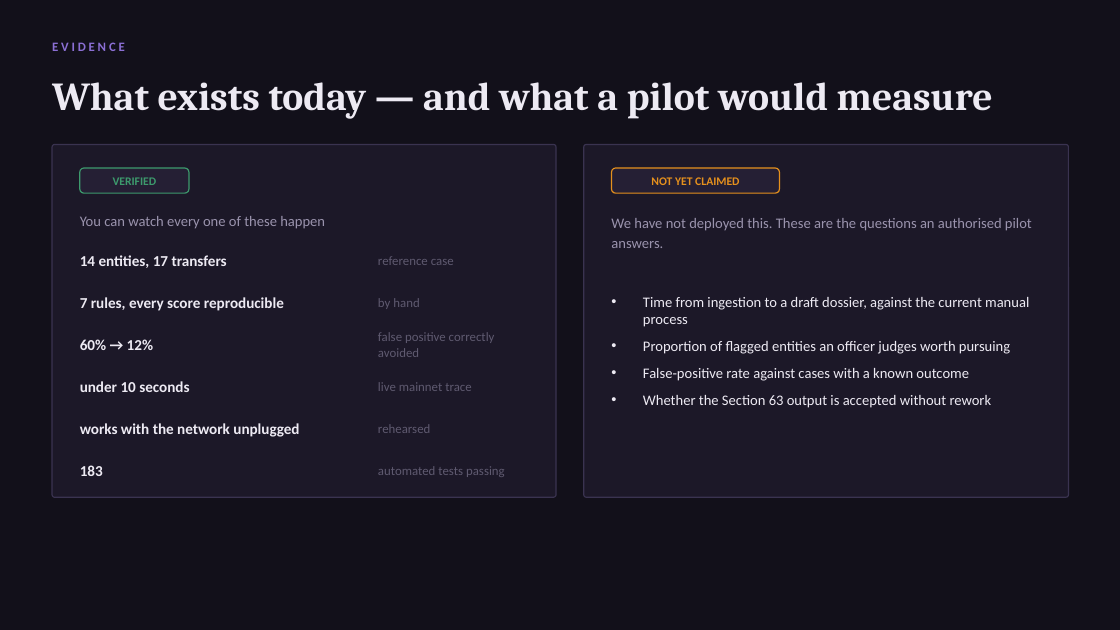
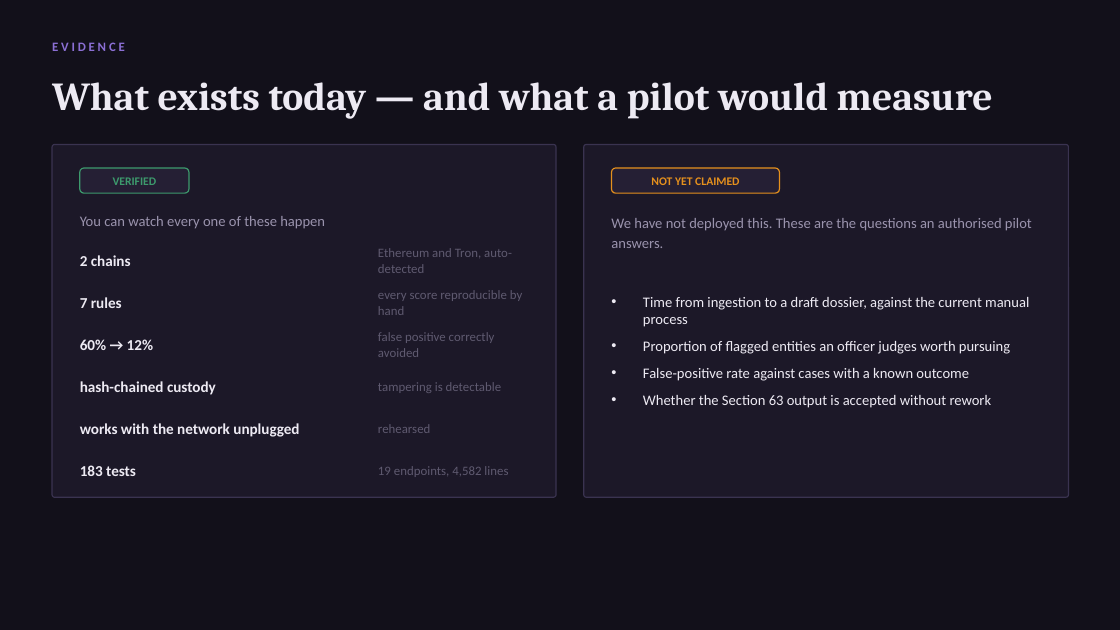
Before and after one commit to 23f2001033/project-violet-milk, a slide deck: slide 13 of Violet_Milk_Deck_2026.pptx (slide 12 before the commit). Drawn at 1120x630 pixels with LibreOffice and Linux fonts; fonts in the diff are those of the drawing. Boxes give left, top, right and bottom in pixels: in the first picture for what was removed or moved away, otherwise in the second. Text is boxed around its words. In the diff, an @@ line names an element or a change of style, - is before the commit and + after.

```diff
--- a/Violet_Milk_Deck_2026.pptx
+++ b/Violet_Milk_Deck_2026.pptx
@@ text at bbox=[80, 255, 131, 266]: text changed @@
-14 entities, 17 transfers
+2 chains
@@ text at bbox=[378, 248, 512, 273]: text changed @@
-reference case
+Ethereum and Tron, auto-detected
@@ text at bbox=[80, 297, 122, 308]: text changed @@
-7 rules, every score reproducible
+7 rules
@@ text at bbox=[378, 290, 523, 315]: text changed @@
-by hand
+every score reproducible by hand
@@ text at bbox=[80, 381, 216, 395]: text changed @@
-under 10 seconds
+hash-chained custody
@@ text at bbox=[378, 382, 502, 393]: text changed @@
-live mainnet trace
+tampering is detectable
@@ text at bbox=[80, 465, 136, 476]: text changed @@
-183
+183 tests
@@ text at bbox=[378, 466, 508, 477]: text changed @@
-automated tests passing
+19 endpoints, 4,582 lines
```
Also in this commit, not shown: 2 other slides changed, 1 slide added, 22 other files.
